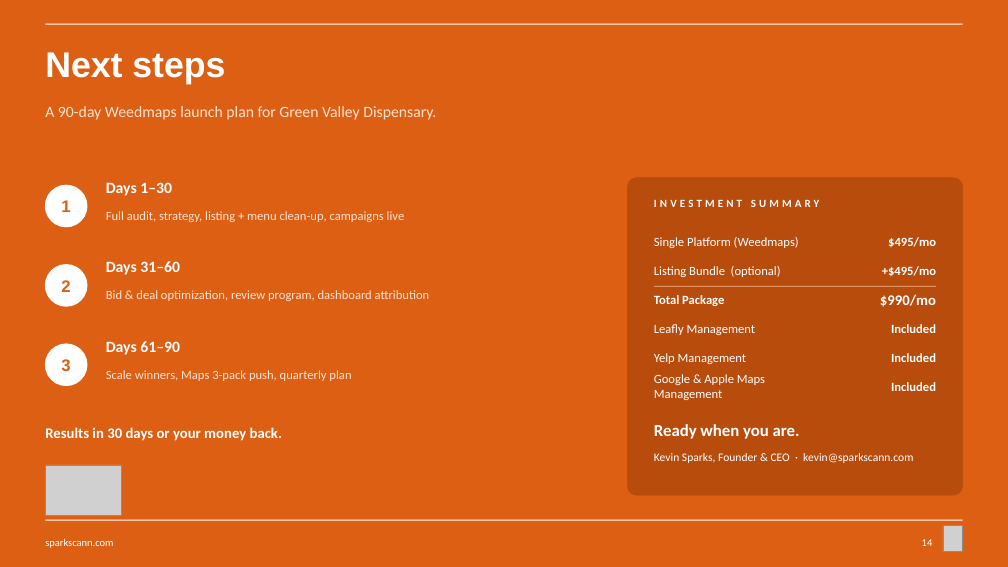
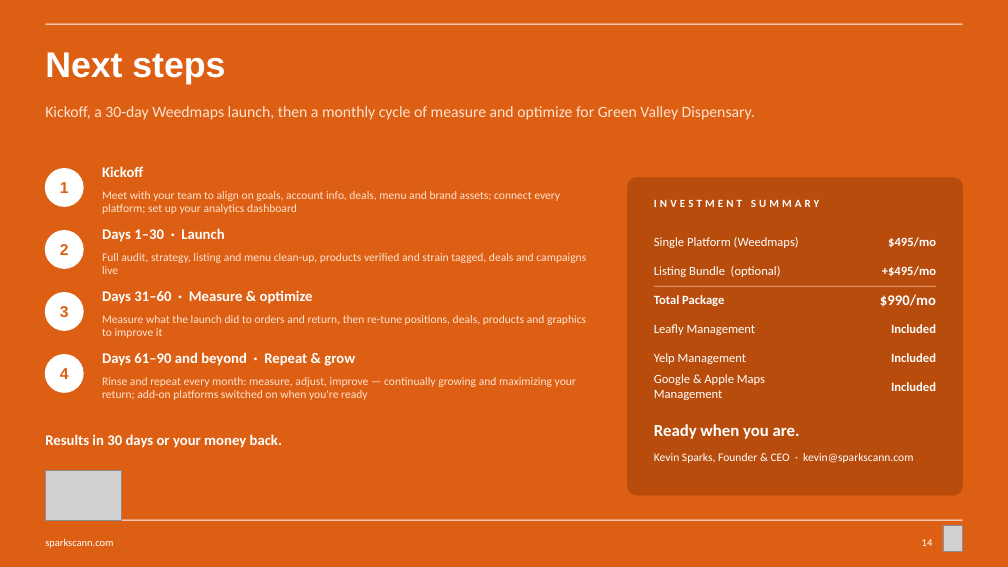
Before and after one commit to sparksmanagement/pitchdeckspecialist, a slide deck: slide 14 of decks/Sparks-x-example-green-valley.pptx. Drawn at 1008x567 pixels with LibreOffice and Linux fonts; fonts in the diff are those of the drawing; grey boxes stand for pictures. Boxes give left, top, right and bottom in pixels: in the first picture for what was removed or moved away, otherwise in the second. Text is boxed around its words. In the diff, an @@ line names an element or a change of style, - is before the commit and + after.

```diff
--- a/decks/Sparks-x-example-green-valley.pptx
+++ b/decks/Sparks-x-example-green-valley.pptx
@@ text at [45,106,755,120]: text changed @@
-A 90-day Weedmaps launch plan for Green Valley Dispensary.
+Kickoff, a 30-day Weedmaps launch, then a monthly cycle of measure and optimize for Green Valley Dispensary.
@@ text "1": place and size @@
-text "1" at [61,200,70,212]
+text "1" at [60,182,69,193]
@@ ellipse: place and size @@
-ellipse at [45,185,87,227]
+ellipse at [45,169,83,206]
@@ text added at [102,166,143,177], 14 pt, text #FFFFFF, bold @@
+Kickoff
@@ text added at [102,191,560,214], 11 pt, text #FFE3D0 @@
+Meet with your team to align on goals, account info, deals, menu and brand assets; connect every platform; set up your analytics dashboard
@@ text "2": place and size @@
-text "2" at [61,280,70,292]
+text "2" at [60,244,69,255]
@@ ellipse added at [45,231,83,268], fill #FFFFFF, outline #FFFFFF 1 pt @@
@@ text at [102,228,224,242]: text changed; size 15 to 14 pt @@
-Days 1–30
+Days 1–30 · Launch
@@ text at [102,253,586,274]: text changed; size 12 to 11 pt @@
-Full audit, strategy, listing + menu clean-up, campaigns live
+Full audit, strategy, listing and menu clean-up, products verified and strain tagged, deals and campaigns live
@@ size 16 to 15 pt in 3 elements at [60,182,69,193], [60,244,69,255], [60,306,69,317] @@
@@ text "3": place and size @@
-text "3" at [61,359,70,371]
+text "3" at [60,306,69,317]
@@ ellipse: place and size @@
-ellipse at [45,265,87,306]
+ellipse at [45,293,83,330]
@@ text at [102,290,313,304]: text changed; size 15 to 14 pt @@
-Days 31–60
+Days 31–60 · Measure & optimize
@@ text removed at [106,290,430,301] @@
-Bid & deal optimization, review program, dashboard attribution
@@ text added at [102,315,586,338], 11 pt, text #FFE3D0 @@
+Measure what the launch did to orders and return, then re-tune positions, deals, products and graphics to improve it
@@ ellipse: place and size @@
-ellipse at [45,344,87,386]
+ellipse at [45,355,83,392]
@@ text at [102,352,355,366]: text changed; size 15 to 14 pt @@
-Days 61–90
+Days 61–90 and beyond · Repeat & grow
@@ text added at [60,368,69,379], 15 pt, text #DD5F13, bold @@
+4
@@ text added at [102,377,576,400], 11 pt, text #FFE3D0 @@
+Rinse and repeat every month: measure, adjust, improve — continually growing and maximizing your return; add-on platforms switched on when you're ready
@@ text removed at [106,370,351,381] @@
-Scale winners, Maps 3-pack push, quarterly plan
@@ text "Results in 30 days or ...": place and size @@
-text "Results in 30 days or ..." at [45,427,282,441]
+text "Results in 30 days or ..." at [45,434,282,448]
@@ picture: place and size @@
-picture at [45,465,121,516]
+picture at [45,470,121,521]
```
Also in this commit, not shown: 8 other files.
